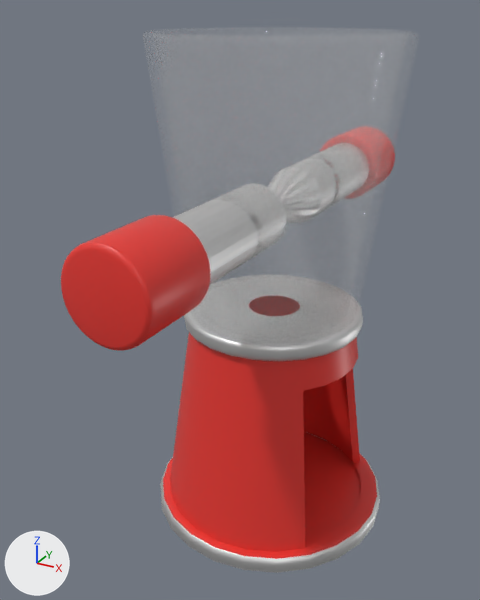
One commit to the FBX model Assets/Model/Juice Machine/model/juicemachine.fbx: the scene before it, then after it.
Rendered twice from a camera (50 mm lens) standing at (1.76, -3.66, 3.18) and looking at (-0.2, -0.11, 1.41). Every picture has the same lights, and +X, +Y and +Z are marked at lower left. Where no turn or scale is listed for an object, it has been applied to the vertices.

The older version as bpy lines, for what is in view:
```python
me_circle = bpy.data.meshes.new('Circle')
me_circle.from_pydata(...)  # 654 vertices, 632 faces; spans x -0.86..0.78, y -0.82..0.82, z -0.88..0.64
# faces by material slot: [177, 455]
me_circle.materials.append(mat_rediuicemachine)  # red #e73730
me_circle.materials.append(mat_juicemachinebottom)  # white #e7e7e7
me_circle_007 = bpy.data.meshes.new('Circle.007')
me_circle_007.from_pydata(...)  # 412 vertices, 306 faces; spans x -0.81..0.73, y -0.77..0.77, z -1.35..0.35
me_circle_007.materials.append(mat_glass)  # white #e7e7e7
me_cylinder_009 = bpy.data.meshes.new('Cylinder.009')
me_cylinder_009.from_pydata(...)  # 512 vertices, 450 faces; spans x -0.248..0.248, y -0.248..0.248, z -0.248..0.248
me_cylinder_009.materials.append(mat_rediuicemachine)  # red #e73730
ob_cylinder_006 = bpy.data.objects.new('Cylinder.006', me_cylinder_009)
ob_cylinder_006.location = (0.0, -1.423, 2.05)
ob_glass = bpy.data.objects.new('glass', me_circle_007)
ob_glass.location = (0.041, 0.0, 2.715)
ob_juicemachinebottom = bpy.data.objects.new('juicemachinebottom', me_circle)
ob_juicemachinebottom.location = (0.036, 0.002, 0.726)
# also in view: 'Cylinder.001' at (0.0, -0.96, 2.05)
```
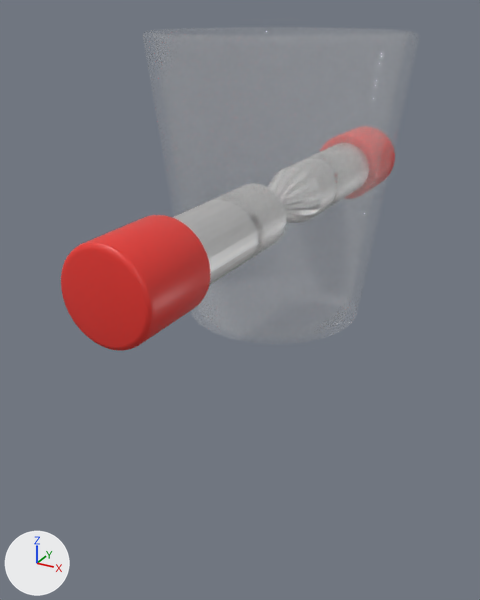
Where the change shows, as pixel boxes (x1, y1, x2, y2) in the pictures (480 x 600 px):
'juicemachinebottom', deleted (red): before (160, 305, 380, 573)
    faces in mat_rediuicemachine (red #e73730): (163, 332, 377, 559)
    faces in mat_juicemachinebottom (white #e7e7e7): (160, 305, 380, 573)

Edits to the bpy script that builds the scene:
```text
Remove ob_juicemachinebottom:
    ob_juicemachinebottom = bpy.data.objects.new('juicemachinebottom', me_circle)
    ob_juicemachinebottom.location = (0.036, 0.002, 0.726)
```
